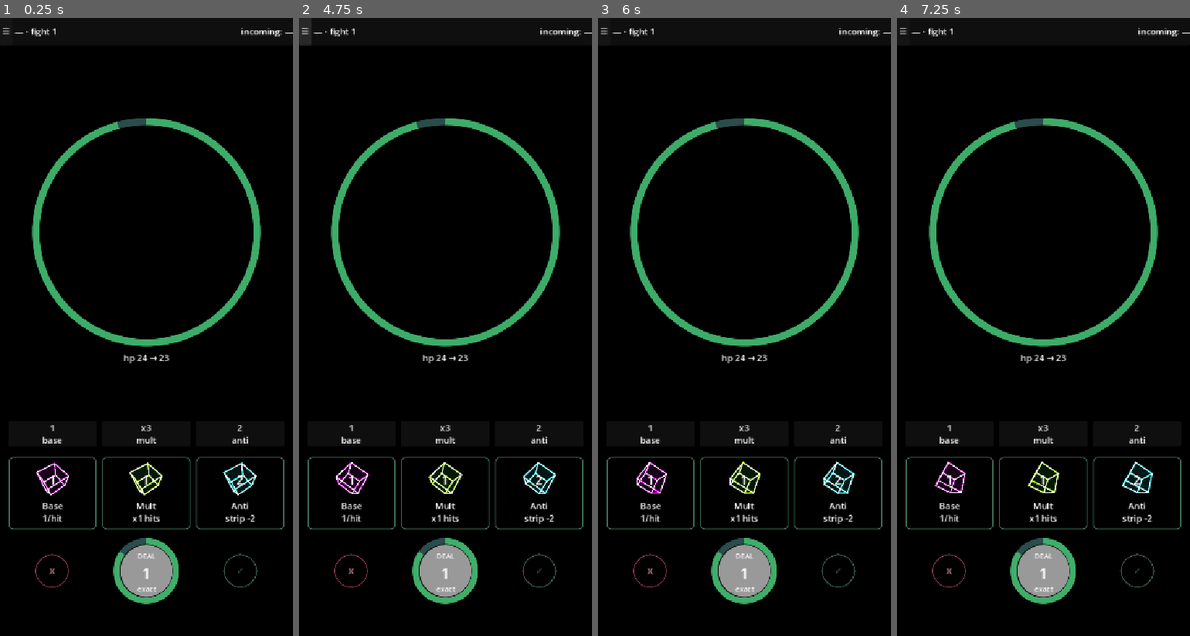
Above: before the commit, frames 1-4 (left to right).
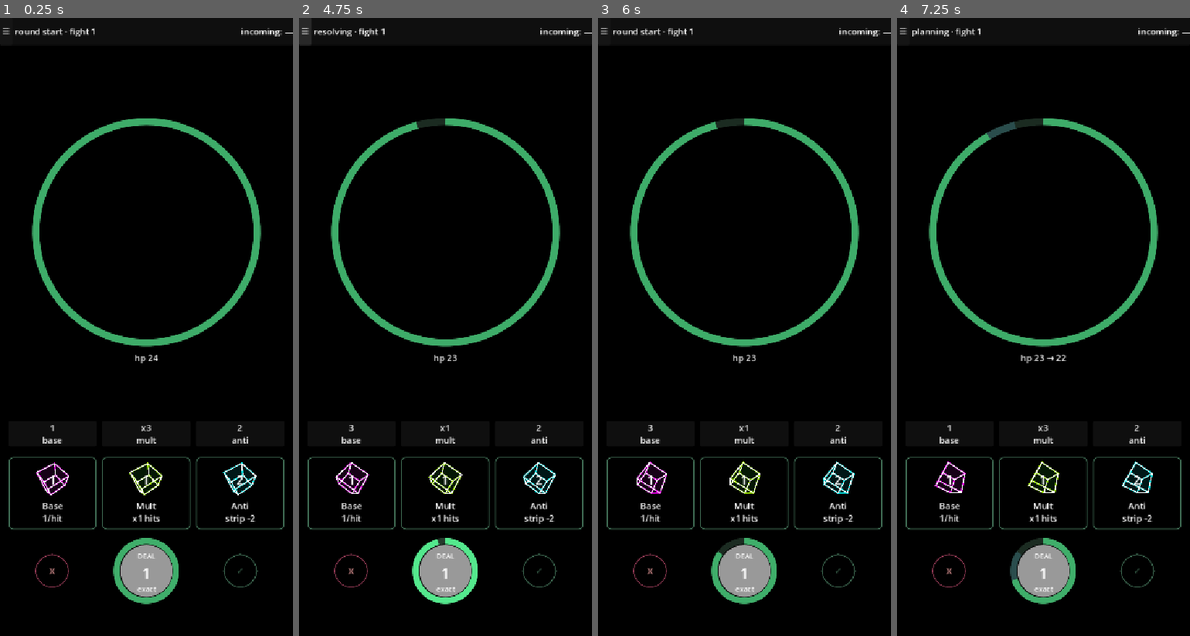
Above: after the commit, the same moments.

Repository: SeeCats/Drag-and-Drop
Game: Godot game, scene res://MainUI/combat_ui/rework/CombatRework.tscn
Same seed, same stepped clock (60 frames per second), same inputs: the game is played once before the commit and once after it. This scene is started directly instead of the project's main scene.
Inputs (mouse positions are in pixels of both pictures, inside the frame that each line leads up to):
- Up to frame 1 (0.25 s): no input
- Up to frame 2 (4.75 s): click "X" at 0.5 s; click "✓" at 1.25 s; click "☰" at 2 s; click "☰" at 2.75 s; click "✓" at 3.5 s; click "☰" at 4.25 s
- Up to frame 3 (6 s): click "✓" at 5 s; tap Enter at 5.75 s; drag from (744, 357) to (773, 191) at 5.77 s
- Up to frame 4 (7.25 s): drag from (949, 432) to (1028, 450) at 6.52 s

The runs differ from the first frame. In frame 1, 0.5% of the frame differs, in the area x 4-58%, y 1-87%; in frame 2, 1.1%, in the area x 4-61%, y 1-95%; in frame 3, 0.5%; in frame 4, 0.6%.

Commit message:
HPandFSM

Diff:
--- a/Globals/combat_state.gd
+++ b/Globals/combat_state.gd
@@ -9,7 +9,6 @@
 	TURN_RESOLVING,     # apply anti, compute damage
 	PLAYER_ATTACK,      # emit per-hit damage
 	MONSTER_ATTACK,     # counter-attack
-	CHECK_DEFEAT,       # someone dead? → WIN/LOSE : ROUND_START
 	WIN,                # monster dead
 	LOSE,               # player dead
 }
@@ -17,6 +16,9 @@
 signal state_changed(from: State, to: State)
 signal state_entered(state: State)
 signal state_exited(state: State)
+
+# Resolved outcome for the in-progress turn (from compute_outcome): {player:{...}, monster:{...}}.
+var _outcome : Dictionary = {}
 
 var current_state : State = State.INITIAL:
 	set(new_state):
@@ -70,8 +72,6 @@
 			_on_player_attack()
 		State.MONSTER_ATTACK:
 			_on_monster_attack()
-		State.CHECK_DEFEAT:
-			_on_check_defeat()
 		State.WIN:
 			print("WIN")
 			_on_win()
@@ -96,72 +96,72 @@
 	for p in participants:
 		if p.has_method("round_start"):
 			p.round_start()
-	transition_to(State.PLAYER_PLANNING)
+	_advance(State.PLAYER_PLANNING)   # a round-start damage source (future DoT) can end it here
 
 
 func _on_turn_resolving() -> void:
+	# Resolve the whole turn once, pure: anti is folded into compute_outcome (no more
+	# mutating anti_operator). Player roll = controller's committed current_roll_list;
+	# monster roll = its current pattern, written into current_monster_roll_list at round start.
 	await get_tree().create_timer(1).timeout
-	CurrentRoll.anti_operator()
-	transition_to(State.PLAYER_ATTACK)
+	_outcome = CurrentRoll.compute_outcome(CurrentRoll.current_roll_list, CurrentRoll.current_monster_roll_list)
+	_advance(State.PLAYER_ATTACK)
 
 
 func _on_player_attack() -> void:
-	# Emits player_attacked N times → monster.monster_hit() takes damage per emit.
 	await get_tree().create_timer(1).timeout
-	await CurrentRoll.player_attack()
-	if _is_monster_dead():
-		transition_to(State.WIN)
-		return
-	transition_to(State.MONSTER_ATTACK)
+	await _apply_attack(Combatants.monster, _outcome.player, GlobalSignal.player_attacked, GlobalSignal.player_missed)
+	_advance(State.MONSTER_ATTACK)   # death (either side) caught in _advance
 
 
 func _on_monster_attack() -> void:
-	# Computes monster_damage and emits monster_attacked → player.player_hit() takes damage.
 	await get_tree().create_timer(1).timeout
-	await CurrentRoll.monster_attack()
-	if _is_player_dead():
-		transition_to(State.LOSE)
-		return
-	transition_to(State.CHECK_DEFEAT)
+	await _apply_attack(Combatants.player, _outcome.monster, GlobalSignal.monster_attacked, GlobalSignal.monster_missed)
+	_advance(State.ROUND_START)   # death (either side) caught in _advance
 
 
-func _is_monster_dead() -> bool:
-	for p in get_tree().get_nodes_in_group("round_participants"):
-		if p is Monster:
-			return p.hp.current_hp <= 0
-	return false
+# Single transition gate. Reads HP from the live combatants so death is detected from
+# ANY state (round-start DoT, mid-attack kill, or a plain attack) and routed the same way.
+# Player is checked first, so a mutual kill (both at 0) resolves to LOSE — the tie
+# "both win" / retreat model is deferred until effects exist (see HISTORY 2026-06-25).
+func _advance(next_state: State) -> void:
+	if _is_dead(Combatants.player):
+		transition_to(State.LOSE)
+	elif _is_dead(Combatants.monster):
+		transition_to(State.WIN)
+	else:
+		transition_to(next_state)
 
 
-func _is_player_dead() -> bool:
-	for p in get_tree().get_nodes_in_group("round_participants"):
-		if p is PlayerCharacter:
-			return p.hp.current_hp <= 0
-	return false
+# True when a combatant exists and its HP has hit 0.
+func _is_dead(combatant: Character) -> bool:
+	return is_instance_valid(combatant) and combatant.hp and combatant.hp.current_hp <= 0
 
 
-func _on_check_defeat() -> void:
-	# TODO: read HP, transition accordingly
-	# if player_dead or monster_dead:
-	#     transition_to(State.WIN or State.LOSE)
-	# else:
-	#     transition_to(State.ROUND_START)
-	await get_tree().create_timer(1).timeout
-	transition_to(State.ROUND_START)
+# Applies one resolved side (per_hit / hits / misses from compute_outcome) to a target,
+# staggered. Damage goes straight to the owner's Hp; the per-hit signals are emitted for
+# juice only. Bails the instant the target is dead so a kill doesn't play out as over-kill.
+func _apply_attack(target: Character, side: Dictionary, hit_signal: Signal, miss_signal: Signal) -> void:
+	if not is_instance_valid(target) or not target.hp:
+		return
+	for i in side.misses:
+		miss_signal.emit()
+		await get_tree().create_timer(CurrentRoll.attack_stagger).timeout
+	for i in side.hits:
+		if _is_dead(target):
+			break
+		target.hp.take_damage(side.per_hit)
+		hit_signal.emit()
+		await get_tree().create_timer(CurrentRoll.attack_stagger).timeout
 
 
 func _on_win() ->void:
+	# Terminal for now: the rework loop lands here and stops (phase shows "victory").
+	# Gauntlet respawn + run flow (advance Encounter, respawn the monster, restart) is
+	# the next step of #2; the old monster_spawner path crashed in the rework scene.
 	await get_tree().create_timer(1).timeout
-	if Encounter.current_monster_order < Encounter.monster_list.size() - 1:
-		Encounter.current_monster_order += 1                             # advance the gauntlet
-		get_tree().get_first_node_in_group("monster_spawner").respawn()  # swap monster only — player HP persists
-		start()                                                         # begin the next fight
-		return
-	Encounter.current_monster_order = 0          # gauntlet cleared: reset for next run
-	CurrentRoll.is_player_winning = "WIN"
-	get_tree().change_scene_to_file("res://MainUI/main_menu/main_menu.tscn")
 
 func _on_lose() ->void:
+	# Terminal for now: lands here and stops (phase shows "defeat"). Retreat / run-reset
+	# flow is a later step.
 	await get_tree().create_timer(1).timeout
-	Encounter.current_monster_order = 0          # reset gauntlet for next run
-	CurrentRoll.is_player_winning = "LOSE"
-	get_tree().change_scene_to_file("res://MainUI/main_menu/main_menu.tscn")
--- a/MainUI/combat_ui/State.gd
+++ b/MainUI/combat_ui/State.gd
@@ -7,7 +7,6 @@
 	"TURN_RESOLVING",     # apply anti, compute damage
 	"PLAYER_ATTACK",      # emit per-hit damage
 	"MONSTER_ATTACK",     # counter-attack
-	"CHECK_DEFEAT",       # someone dead? → GAME_OVER : ROUND_START
 	"WIN",                # monster dead
 	"LOSE",               # player dead
 ]
--- a/MainUI/combat_ui/rework/combat_rework.gd
+++ b/MainUI/combat_ui/rework/combat_rework.gd
@@ -59,6 +59,8 @@
 	_spawn_monster()
 	_spawn_player()
 	render()
+	_sync_rings_exact()   # baseline so rings show real HP before the first planning preview
+	CombatState.start()   # drive the FSM from the rework (was only kicked by legacy combat_ui.gd)
 
 
 # === OUT channel: state -> widgets =========================================
@@ -107,15 +109,43 @@
 
 # Rings: bright = sure survivors, middle = uncertain (gamble range), dim = sure loss.
 func _push_rings(r: Dictionary) -> void:
+	# Planning: rings show the 3-band gamble preview. Resolving/over: the rings are driven by
+	# hp_changed tweens (live drain), so render() leaves them alone here and only updates text.
 	var mhp : int = _monster.hp.current_hp if _monster and _monster.hp else _monster_hp
 	var mmax : int = _monster.hp.max_hp if _monster and _monster.hp else _monster_max_hp
-	_scouter_ring.set_hp_range(mhp, r.deal[0], r.deal[1], mmax)
-	var monster_lo : int = maxi(mhp - r.deal[1], 0)
-	var monster_hi : int = maxi(mhp - r.deal[0], 0)
-	_hp_text.text = "[center]hp %d → %s[/center]" % [mhp, _range_str(monster_lo, monster_hi)]
 	var php : int = _player.hp.current_hp if _player and _player.hp else _player_hp
 	var pmax : int = _player.hp.max_hp if _player and _player.hp else _player_max_hp
-	_hp_ring.set_hp_range(php, r.take[0], r.take[1], pmax)
+	if CombatState.current_state == CombatState.State.PLAYER_PLANNING:
+		_scouter_ring.set_hp_range(mhp, r.deal[0], r.deal[1], mmax)
+		_hp_ring.set_hp_range(php, r.take[0], r.take[1], pmax)
+		var monster_lo : int = maxi(mhp - r.deal[1], 0)
+		var monster_hi : int = maxi(mhp - r.deal[0], 0)
+		_hp_text.text = "[center]hp %d → %s[/center]" % [mhp, _range_str(monster_lo, monster_hi)]
+	else:
+		_hp_text.text = "[center]hp %d[/center]" % mhp
+
+
+# Snaps both rings to current HP with no preview bands — the live-drain baseline at resolve start.
+func _sync_rings_exact() -> void:
+	if _monster and _monster.hp:
+		_scouter_ring.set_hp_range(_monster.hp.current_hp, 0, 0, _monster.hp.max_hp)
+	if _player and _player.hp:
+		_hp_ring.set_hp_range(_player.hp.current_hp, 0, 0, _player.hp.max_hp)
+
+
+# Live HP drain: tween the ring as damage lands. Skipped during planning (preview owns the
+# rings) and round start (regen would fire a no-op flash).
+func _on_monster_hp_changed(current: int, _maximum: int) -> void:
+	if CombatState.current_state in [CombatState.State.PLAYER_PLANNING, CombatState.State.ROUND_START]:
+		return
+	_scouter_ring.tween_to(current)
+	_hp_text.text = "[center]hp %d[/center]" % current
+
+
+func _on_player_hp_changed(current: int, _maximum: int) -> void:
+	if CombatState.current_state in [CombatState.State.PLAYER_PLANNING, CombatState.State.ROUND_START]:
+		return
+	_hp_ring.tween_to(current)
 
 
 # Updates the phase label from the FSM state + current fight number.
@@ -123,8 +153,12 @@
 	_phase_label.text = "%s · fight %d" % [_phase_word(CombatState.current_state), Encounter.current_monster_order + 1]
 
 
-func _on_state_changed(_from, _to) -> void:
-	_push_phase()
+func _on_state_changed(_from, to) -> void:
+	if to == CombatState.State.PLAYER_PLANNING:
+		_snapshot()   # cancel restores THIS round's starting hand, not the run's first
+	elif to == CombatState.State.TURN_RESOLVING:
+		_sync_rings_exact()   # snap rings off the preview to live HP; per-hit tweens drain from here
+	render()          # repaint chips/deal/dice/phase/text each transition (rings are tween-driven in resolve)
 
 
 # Maps the FSM state to its status-bar word.
@@ -155,6 +189,8 @@
 
 # Cancel: full reset of this turn's planning back to the round-start hand.
 func cancel() -> void:
+	if CombatState.current_state != CombatState.State.PLAYER_PLANNING:
+		return   # buttons act only during planning
 	_reset_pending()
 	_values = _snapshot_values.duplicate()
 	_elements = _snapshot_elements.duplicate()
@@ -163,11 +199,14 @@
 
 # Confirm: reveal the gamble, then end planning so the FSM resolves (no-op until FSM).
 func commit() -> void:
+	if CombatState.current_state != CombatState.State.PLAYER_PLANNING:
+		return   # buttons act only during planning
 	for i in _pending.size():
 		if _pending[i]:
 			_values[i] = randi_range(1, 6)
 	_reset_pending()
 	render()
+	CurrentRoll.current_roll_list = CurrentRoll.get_roll_from_dice(_values, _elements)   # publish the committed roll for the FSM
 	CombatState.end_player_turn()
 
 
@@ -183,12 +222,14 @@
 	_monster = preload("res://character/monster/Monster.tscn").instantiate() as Monster
 	_monster.data = Encounter.next_monster
 	add_child(_monster)
+	_monster.hp.hp_changed.connect(_on_monster_hp_changed)   # live ring drain during resolve
 
 
 # Spawns the lean PlayerCharacter (HP + state only); the rework reads its hp, mirroring the monster.
 func _spawn_player() -> void:
 	_player = preload("res://character/Player.tscn").instantiate() as PlayerCharacter
 	add_child(_player)
+	_player.hp.hp_changed.connect(_on_player_hp_changed)   # live ring drain during resolve
 
 
 # The monster's intended roll [base, mult, anti, anti_type], read from its pattern (the owner).
--- a/MainUI/combat_ui/rework/radial_bar/radial_bar.gd
+++ b/MainUI/combat_ui/rework/radial_bar/radial_bar.gd
@@ -58,10 +58,13 @@
 # Sets three bands from a damage RANGE: bright = survivors at worst, middle =
 # uncertain (the gamble), dim = sure loss. Equal min/max collapses the middle.
 func set_hp_range(current: float, dmg_min: float, dmg_max: float, maximum: float) -> void:
+	# Cap damage at current HP, else the bands sum past current and overflow the ring (pops to full).
+	dmg_max = clampf(dmg_max, 0.0, current)
+	dmg_min = clampf(dmg_min, 0.0, current)
 	max_value = maximum
-	value = maxf(current - dmg_max, 0.0)        # survives even at max damage
+	value = maxf(current - dmg_max, 0.0)         # survives even at max damage
 	range_amount = maxf(dmg_max - dmg_min, 0.0)  # the gamble band
-	secondary = maxf(dmg_min, 0.0)              # lost for sure
+	secondary = maxf(dmg_min, 0.0)               # lost for sure
 	queue_redraw()
 
 var _tween: Tween
@@ -71,6 +74,7 @@
 ## at-risk `secondary` (the preview is now being realized) and flashes the ring.
 func tween_to(target: float, dur: float = 0.25, flash: bool = true) -> void:
 	secondary = 0.0
+	range_amount = 0.0   # the gamble preview is now being realized live
 	if _tween and _tween.is_valid():
 		_tween.kill()
 	_tween = create_tween()
--- a/MainUI/combat_ui/rework/tray_input/tray_input.gd
+++ b/MainUI/combat_ui/rework/tray_input/tray_input.gd
@@ -13,19 +13,26 @@
 var _grabbed : int = -1
 var _flicking : bool = false
 var _flick_start_x : float = 0.0
-var _move_done : bool = false   # one swap/rotate per turn; reset on Cancel (and round start, #2)
+var _move_done : bool = false   # one swap/rotate per turn; reset on Cancel + each new planning phase
 
-# Resets the one-move guard when the player cancels.
+# Wires the cancel button and clears the one-move guard at the start of every planning phase.
 func _ready() -> void:
 	var cancel_button : Button = %CancelButton
 	cancel_button.pressed.connect(_on_cancel)
+	CombatState.state_changed.connect(_on_state_changed)
 
 func _on_cancel() -> void:
 	_move_done = false
 
+# Each new planning phase clears the one-move guard so the player can act again next turn.
+func _on_state_changed(_from, to) -> void:
+	if to == CombatState.State.PLAYER_PLANNING:
+		_move_done = false
+
 # Routes left mouse press/release to the gesture handlers.
 func _input(event: InputEvent) -> void:
-	# TODO(#2): gate to CombatState.PLAYER_PLANNING once the FSM drives the rework.
+	if CombatState.current_state != CombatState.State.PLAYER_PLANNING:
+		return   # dice only move during planning
 	if not (event is InputEventMouseButton and event.button_index == MOUSE_BUTTON_LEFT):
 		return
 	if event.pressed:
--- a/MainUI/player_vbox/player_character.gd
+++ b/MainUI/player_vbox/player_character.gd
@@ -51,7 +51,7 @@
 
 func player_hit():
 	hp.current_hp -= CurrentRoll.monster_damage  # per monster hit
-	# Defeat handled by CombatState (CHECK_DEFEAT).
+	# Defeat handled by CombatState (_advance reads Combatants HP).
 
 func announce_damage_taken():  # once, after all monster hits
 	var base_string = get_reduced_roll(RollIndex.BASE)
--- a/character/monster/monster.gd
+++ b/character/monster/monster.gd
@@ -22,11 +22,12 @@
 	update_roll()
 	if current_roll:
 		current_roll.update_text()
-	GlobalSignal.player_attacked.connect(monster_hit)
-	# Announce as soon as monster_attacked fires — at that point the FSM has
-	# computed damage but hasn't yet cascaded into CHECK_DEFEAT / ROUND_START
-	# (which would reset current_monster_roll_list to next round's values).
-	GlobalSignal.monster_atack_finished.connect(_announce_attack)
+	# Legacy self-applies damage + announces via these signals; the rework monster (data
+	# set) lets the FSM resolve and apply to Combatants HP, so the lean one skips them
+	# (otherwise it'd double-apply with _apply_attack).
+	if not data:
+		GlobalSignal.player_attacked.connect(monster_hit)
+		GlobalSignal.monster_atack_finished.connect(_announce_attack)
 
 # Called every frame. 'delta' is the elapsed time since the previous frame.
 func _process(_delta: float) -> void:
Not shown, changed: CLAUDE.md
Not shown, changed: HISTORY.md
